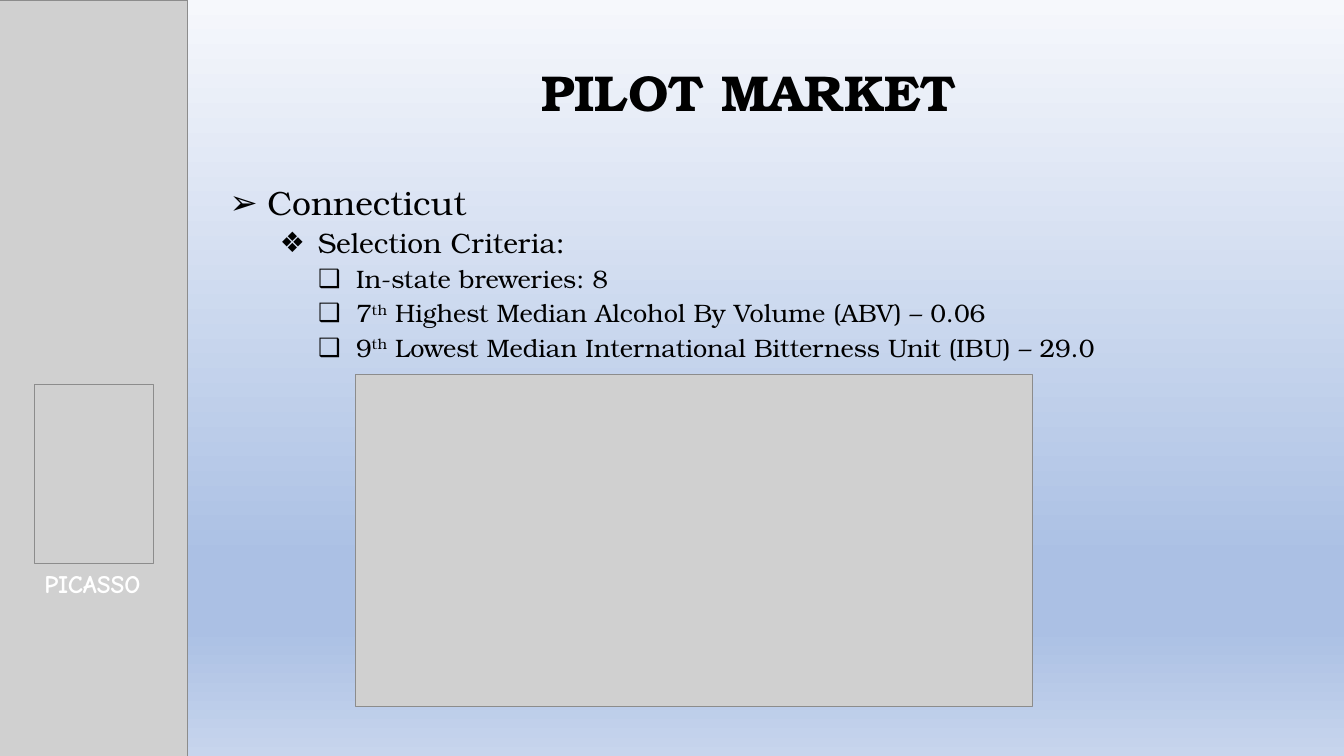
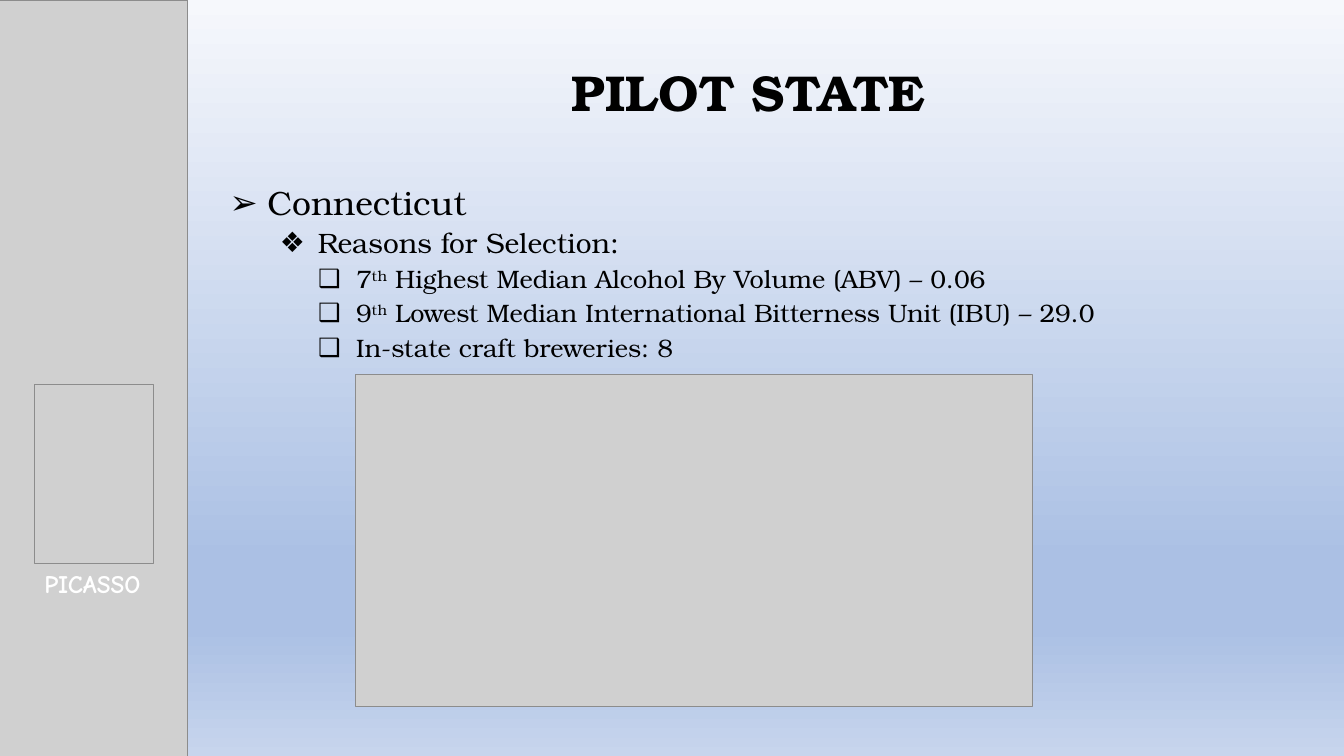
Before and after one commit to kjurekSMU/6306_JKT_Case_Study_1, a slide deck: slide 4 of Beer_Expansion_Project.pptx. Drawn at 1344x756 pixels with LibreOffice and Linux fonts; fonts in the diff are those of the drawing; grey boxes stand for pictures. Boxes give left, top, right and bottom in pixels: in the first picture for what was removed or moved away, otherwise in the second. Text is boxed around its words. In the diff, an @@ line names an element or a change of style, - is before the commit and + after.

```diff
--- a/Beer_Expansion_Project.pptx
+++ b/Beer_Expansion_Project.pptx
@@ title at <box>572,76,925,112</box>: text changed @@
-PILOT MARKET
+PILOT STATE
@@ subtitle at <box>318,232,619,254</box>: text changed; size 18 to 20 pt @@
-  ❖ Selection Criteria:
-    ❑ In-state breweries: 8
+  ❖ Reasons for Selection:
@@ subtitle at <box>356,338,673,358</box>: paragraph added @@
+    ❑ In-state craft breweries: 8
```
Also in this commit, not shown: 10 other slides changed.
